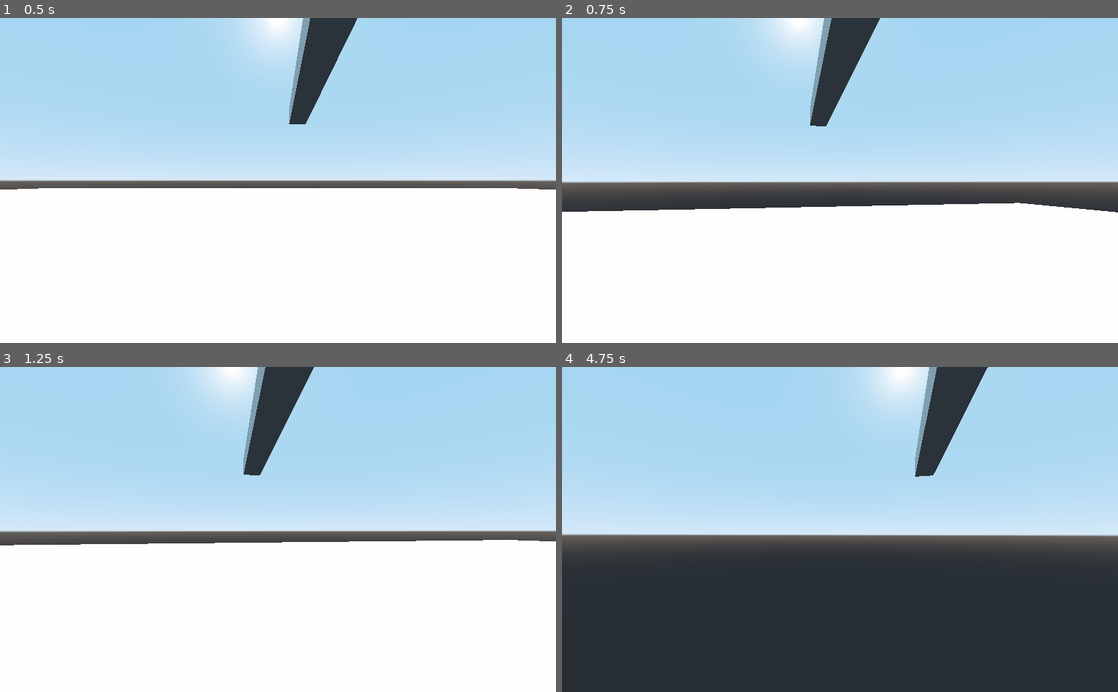
Above: before the commit, frames 1-4 (two rows, left to right).
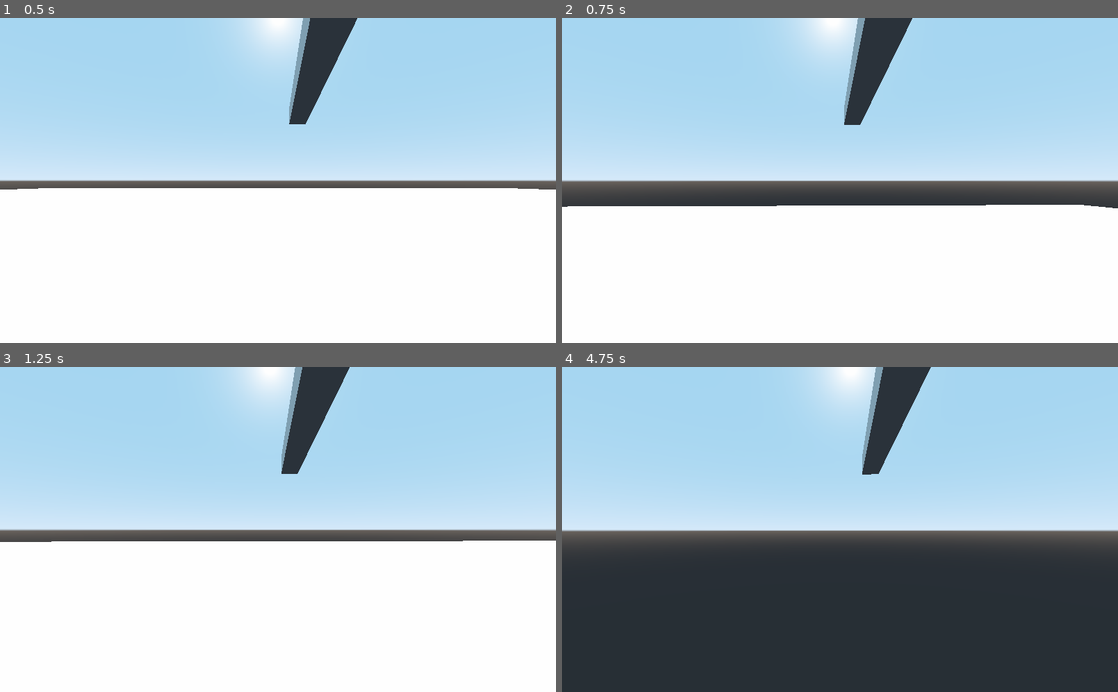
Above: after the commit, the same moments.

Repository: NickCheng0921/curveshot
Game: Godot game, scene res://Main.tscn
Two runs of this game, one before a commit and one after it. Both use one fixed random seed, a clock stepped at 60 frames per second and the inputs below.
Inputs (mouse positions are in pixels of both pictures, inside the frame that each line leads up to):
- Up to frame 1 (0.5 s): no input
- Up to frame 2 (0.75 s): move the mouse to (867, 180) at 0.52 s; hold W (move_forward) from 0.53 s (still down); tap Space (jump) at 0.6 s
- Up to frame 3 (1.25 s): keep holding W (move_forward); tap Space (jump) at 0.77, 1.07 s
- Up to frame 4 (4.75 s): keep holding W (move_forward); move the mouse to (812, 529) at 1.27 s; tap Space (jump) at 1.35, 1.52, 1.82, 2.1, 2.85, 3.02, 3.32, 3.6, 3.77, 4.07, 4.35, 4.52 s; move the mouse to (851, 523) at 2.02 s; move the mouse to (834, 536) at 2.77 s; move the mouse to (878, 532) at 3.52 s; move the mouse to (795, 526) at 4.27 s

Frame 1 is identical in both runs. In frame 2, 5.8% of the frame differs, in the area x 0-100%, y 0-60%; in frame 3, 5.8%; in frame 4, 7.3%, in the area x 0-100%, y 0-53%.

Commit message:
Fixed camera rotation

Diff:
--- a/3dDemo/CameraPivot.gd
+++ b/3dDemo/CameraPivot.gd
@@ -1,13 +1,12 @@
-extends Position3D
+extends Camera
 
 # Declare member variables here. Examples:
 # var a = 2
 # var b = "text"
 
-export var SENSITIVITY = 0.2
-export var SMOOTHNESS = 10
+export var SENSITIVITY := 0.2
+export var SMOOTHNESS := 10.0
 
-onready var cam = $"y-gimbal/Camera"
 var camera_input : Vector2
 var rotation_velocity : Vector2
 
@@ -23,21 +22,20 @@
 
 
 # Called every frame. 'delta' is the elapsed time since the previous frame.
-var i = 1
+var i := 1
 func _process(delta):
 	if(i >= 60):
 		i = 0
 		print($"../Pivot".rotation_degrees.z)
 	else:
 		i += 1
-	var rotation_tuple = $'y-gimbal'.global_transform.basis.get_euler()
+
 	rotation_velocity = rotation_velocity.linear_interpolate(camera_input * SENSITIVITY, delta * SMOOTHNESS)
-	cam.rotate_y(-deg2rad(rotation_velocity.x))
-	cam.rotate_x(-deg2rad(rotation_velocity.y))
-	#sync y rotation to player model
+	rotation_degrees.x += -deg2rad(rotation_velocity.y)
+	rotation_degrees.y += -deg2rad(rotation_velocity.x)
+	# TODO: sync y rotation to player model
 
-	#$"../Pivot".rotation_degrees.z = rotation_tuple[1]
 
-	#cam.rotation_degrees.x = clamp(cam.rotation_degrees.x, -90, 90)
-	#cam.rotation_degrees.y = clamp(cam.rotation_degrees.y, -90, 90)
+	# Clamp vertical rotation
+	rotation_degrees.x = clamp(rotation_degrees.x, -90, 90)
 	camera_input = Vector2.ZERO
--- a/3dDemo/Player.gd
+++ b/3dDemo/Player.gd
@@ -14,31 +14,31 @@
 
 #called every frame
 func _physics_process(delta):
-    # We create a local variable to store the input direction.
-    var direction = Vector3.ZERO
+	# We create a local variable to store the input direction.
+	var direction = Vector3.ZERO
 
-    # We check for each move input and update the direction accordingly.
-    if Input.is_action_pressed("move_right"):
-        direction.x += 1
-    if Input.is_action_pressed("move_left"):
-        direction.x -= 1
-    if Input.is_action_pressed("move_back"):
-        # Notice how we are working with the vector's x and z axes.
-        # In 3D, the XZ plane is the ground plane.
-        direction.z += 1
-    if Input.is_action_pressed("move_forward"):
-        direction.z -= 1
+	# We check for each move input and update the direction accordingly.
+	if Input.is_action_pressed("move_right"):
+		direction.x += 1
+	if Input.is_action_pressed("move_left"):
+		direction.x -= 1
+	if Input.is_action_pressed("move_back"):
+		# Notice how we are working with the vector's x and z axes.
+		# In 3D, the XZ plane is the ground plane.
+		direction.z += 1
+	if Input.is_action_pressed("move_forward"):
+		direction.z -= 1
 
-    if direction != Vector3.ZERO:
-        direction = direction.normalized()
-        #$Pivot.look_at(translation + direction, Vector3.UP)
+	if direction != Vector3.ZERO:
+		direction = direction.normalized()
+		#$Pivot.look_at(translation + direction, Vector3.UP)
 
-    # Ground velocity
-    velocity.x = direction.x * speed
-    velocity.z = direction.z * speed
-    # Vertical velocity
-    velocity.y -= fall_acceleration * delta
-    # Moving the character
-    if is_on_floor() and Input.is_action_just_pressed("jump"):
-        velocity.y += jump_impulse
-    velocity = move_and_slide(velocity, Vector3.UP)
+	# Ground velocity
+	velocity.x = direction.x * speed
+	velocity.z = direction.z * speed
+	# Vertical velocity
+	velocity.y -= fall_acceleration * delta
+	# Moving the character
+	if is_on_floor() and Input.is_action_just_pressed("jump"):
+		velocity.y += jump_impulse
+	velocity = move_and_slide(velocity, Vector3.UP)
--- a/3dDemo/Player.tscn
+++ b/3dDemo/Player.tscn
@@ -20,16 +20,13 @@
 material/0 = null
 
 [node name="MeshInstance2" type="MeshInstance" parent="Pivot"]
-transform = Transform( -4.37114e-008, 0, 0.1, 0, 0.1, 0, -1, 0, -4.37114e-009, 0.236864, 0.787365, -1.85087 )
-mesh = SubResource( 3 )
+transform = Transform( -4.37114e-08, 0, 0.1, 0, 0.1, 0, -1, 0, -4.37114e-09, 0.236864, 0.787365, -1.85087 )
+mesh = SubResource( 2 )
 material/0 = null
 
 [node name="CollisionShape" type="CollisionShape" parent="."]
-shape = SubResource( 2 )
+shape = SubResource( 3 )
 
-[node name="x-gimbal" type="Position3D" parent="."]
+[node name="Camera" type="Camera" parent="."]
 script = ExtResource( 2 )
-
-[node name="y-gimbal" type="Spatial" parent="x-gimbal"]
-
-[node name="Camera" type="Camera" parent="x-gimbal/y-gimbal"]
+SENSITIVITY = 2.0
Not shown: 1 places in 3dDemo/Player.tscn that only renumber resources
